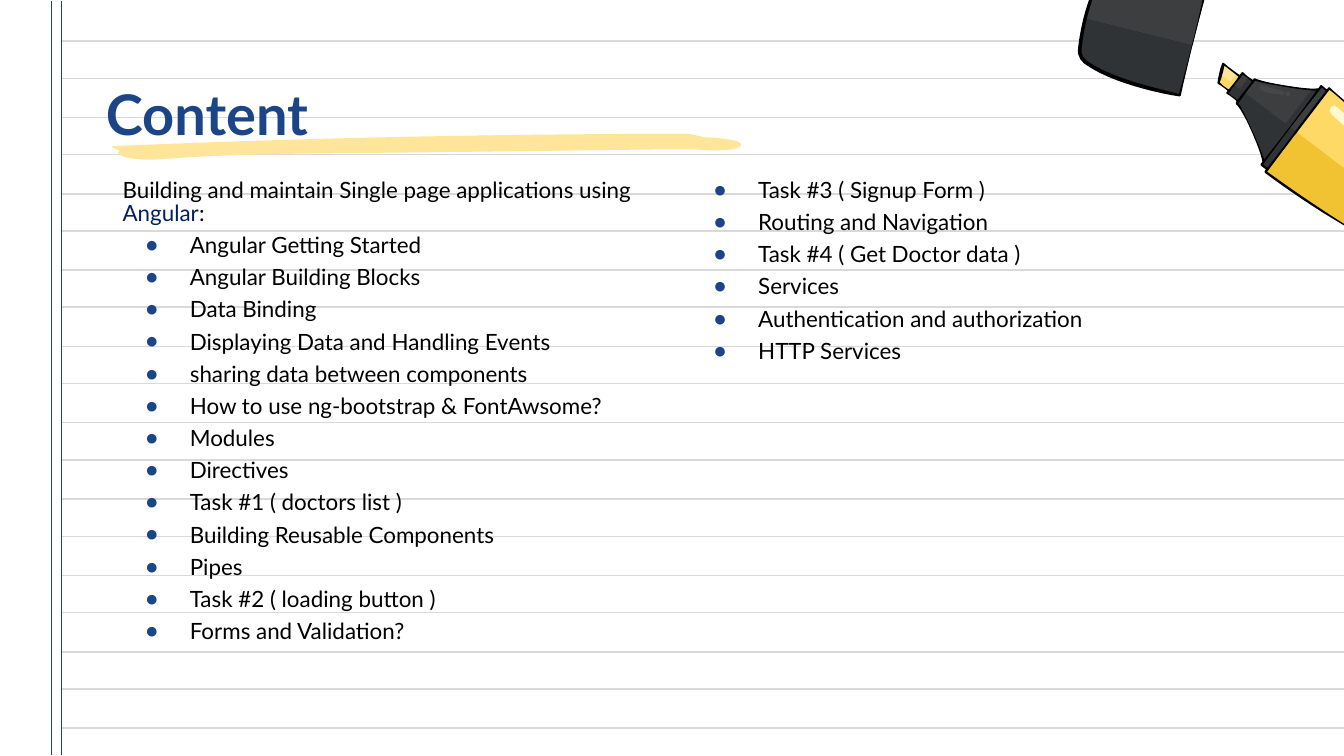
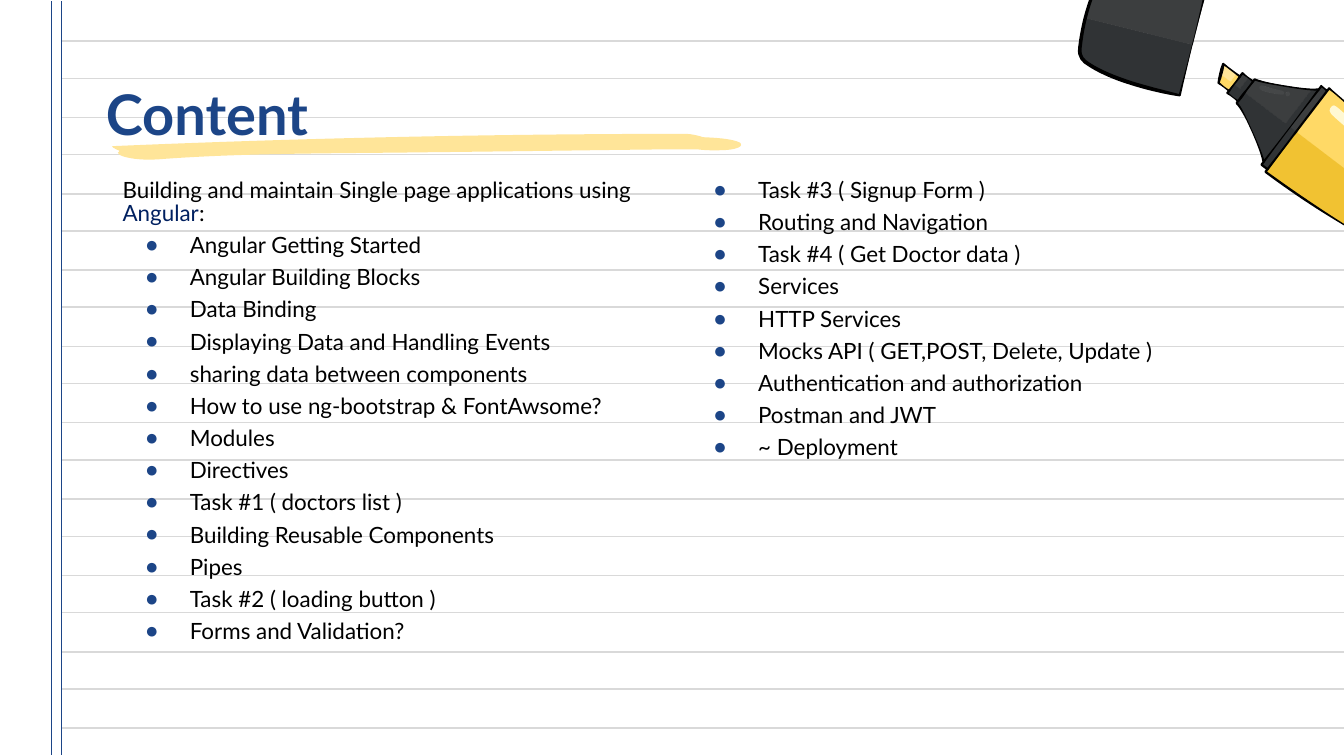
Before and after one commit to abdelrahman-haridy01/angular-workshop-iti-ismailia, a slide deck: slide 2 of ITI-Angular.pptx. Drawn at 1344x756 pixels with LibreOffice and Linux fonts; fonts in the diff are those of the drawing. Boxes give left, top, right and bottom in pixels: in the first picture for what was removed or moved away, otherwise in the second. Text is boxed around its words. In the diff, an @@ line names an element or a change of style, - is before the commit and + after.

Commit message:
HTTP Services

```diff
--- a/ITI-Angular.pptx
+++ b/ITI-Angular.pptx
@@ text at [758, 310, 1140, 363]: paragraphs added @@
+● HTTP Services
+● Mocks API ( GET,POST, Delete, Update )
@@ text at [758, 406, 936, 459]: text changed @@
-● HTTP Services
+● Postman and JWT
+● ~ Deployment
```
Also in this commit, not shown: 15 other files.
